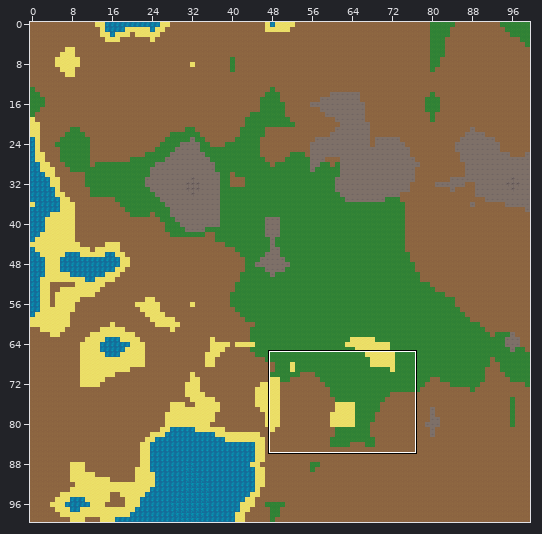
A Tiled map gets an edit: Graphics/Tileset/map.tmx. Above, an overview of the earlier version with the close-up marked.
Close-up. Before the commit:
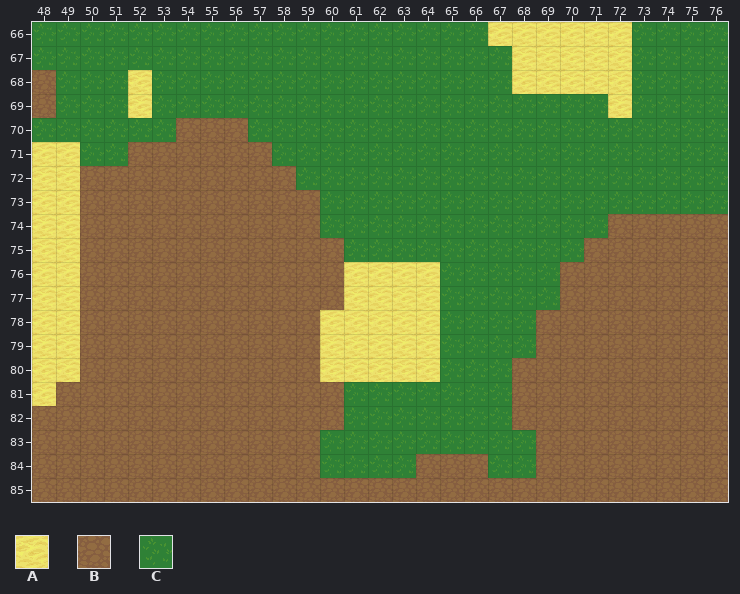
Cells are 32x32 px. Shown: x 48..76, y 66..85. The commit also changed other parts of the map, which this record leaves out.
Key: from "map": A 2, B 3, C 4.
_ is an empty cell.
Layer "Tile Layer 1" before, first column x 48:
66 CCCCCCCCCCCCCCCCCCCAAAAAACCCC
67 CCCCCCCCCCCCCCCCCCCCAAAAACCCC
68 BCCCACCCCCCCCCCCCCCCAAAAACCCC
69 BCCCACCCCCCCCCCCCCCCCCCCACCCC
70 CCCCCCBBBCCCCCCCCCCCCCCCCCCCC
71 AACCBBBBBBCCCCCCCCCCCCCCCCCCC
72 AABBBBBBBBBCCCCCCCCCCCCCCCCCC
73 AABBBBBBBBBBCCCCCCCCCCCCCCCCC
74 AABBBBBBBBBBCCCCCCCCCCCCBBBBB
75 AABBBBBBBBBBBCCCCCCCCCCBBBBBB
76 AABBBBBBBBBBBAAAACCCCCBBBBBBB
77 AABBBBBBBBBBBAAAACCCCCBBBBBBB
78 AABBBBBBBBBBAAAAACCCCBBBBBBBB
79 AABBBBBBBBBBAAAAACCCCBBBBBBBB
80 AABBBBBBBBBBAAAAACCCBBBBBBBBB
81 ABBBBBBBBBBBBCCCCCCCBBBBBBBBB
82 BBBBBBBBBBBBBCCCCCCCBBBBBBBBB
83 BBBBBBBBBBBBCCCCCCCCCBBBBBBBB
84 BBBBBBBBBBBBCCCCBBBCCBBBBBBBB
85 BBBBBBBBBBBBBBBBBBBBBBBBBBBBB
The same view after the edit:
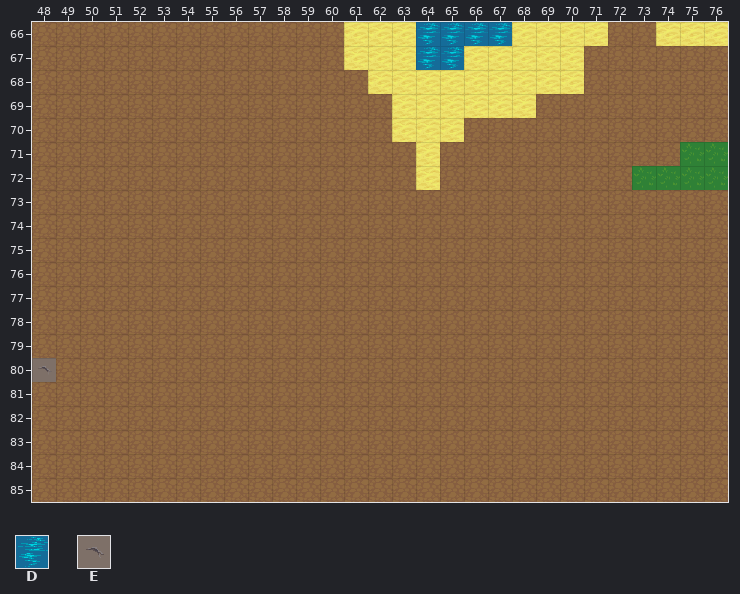
Further tiles: from "map": D 1, E 5.
What changed:
Layer "Tile Layer 1":
y 66: x 48..67 CCCCCCCCCCCCCCCCCCCA -> BBBBBBBBBBBBBAAADDDD; x 72..76 ACCCC -> BBAAA
y 67: x 48..67 CCCCCCCCCCCCCCCCCCCC -> BBBBBBBBBBBBBAAADDAA; x 71..76 AACCCC -> BBBBBB
y 68: x 49..67 CCCACCCCCCCCCCCCCCC -> BBBBBBBBBBBBBAAAAAA; x 71..76 AACCCC -> BBBBBB
y 69: x 49..76 CCCACCCCCCCCCCCCCCCCCCCACCCC -> BBBBBBBBBBBBBBAAAAAABBBBBBBB
y 70: x 48..53 CCCCCC -> BBBBBB; x 57..76 CCCCCCCCCCCCCCCCCCCC -> BBBBBBAAABBBBBBBBBBB
y 71: x 48..51 AACC -> BBBB; x 58..74 CCCCCCCCCCCCCCCCC -> BBBBBBABBBBBBBBBB
y 72: x 48..49 AA -> BB; x 59..72 CCCCCCCCCCCCCC -> BBBBBABBBBBBBB
y 73: x 48..49 AA -> BB; x 60..76 CCCCCCCCCCCCCCCCC -> BBBBBBBBBBBBBBBBB
y 74: x 48..49 AA -> BB; x 60..71 CCCCCCCCCCCC -> BBBBBBBBBBBB
y 75: x 48..49 AA -> BB; x 61..70 CCCCCCCCCC -> BBBBBBBBBB
y 76..77: x 48..49 AA -> BB; x 61..69 AAAACCCCC -> BBBBBBBBB
y 78..79: x 48..49 AA -> BB; x 60..68 AAAAACCCC -> BBBBBBBBB
y 80: x 48..49 AA -> EB; x 60..67 AAAAACCC -> BBBBBBBB
y 81: x 48 A -> B; x 61..67 CCCCCCC -> BBBBBBB
y 82: x 61..67 CCCCCCC -> BBBBBBB
y 83: x 60..68 CCCCCCCCC -> BBBBBBBBB
y 84: x 60..63 CCCC -> BBBB; x 67..68 CC -> BB
